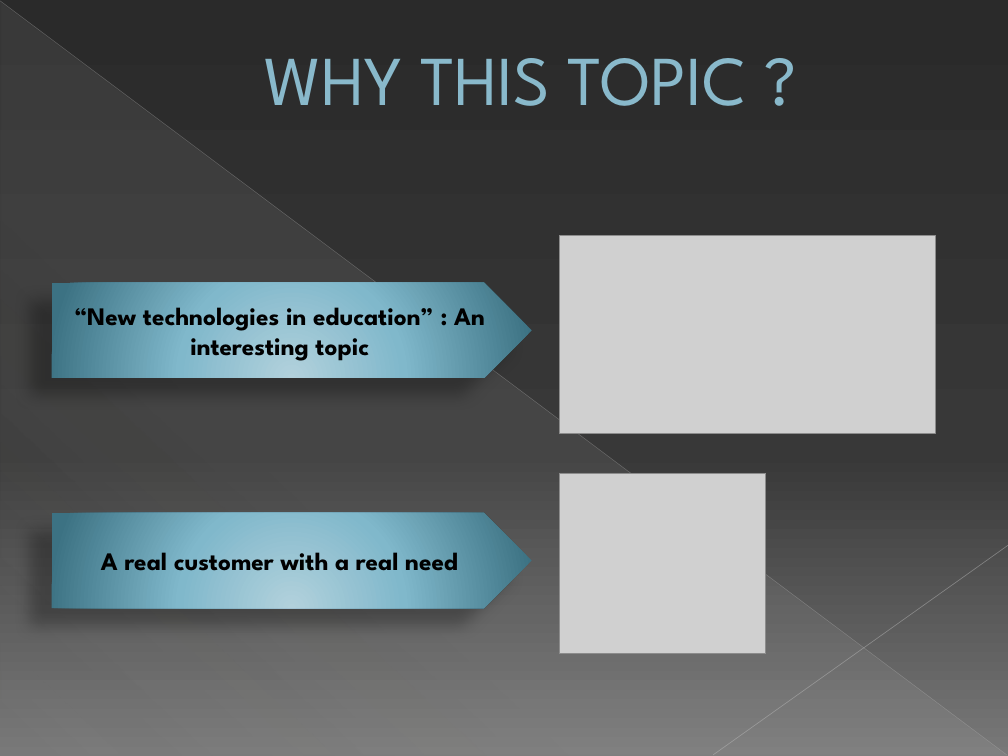
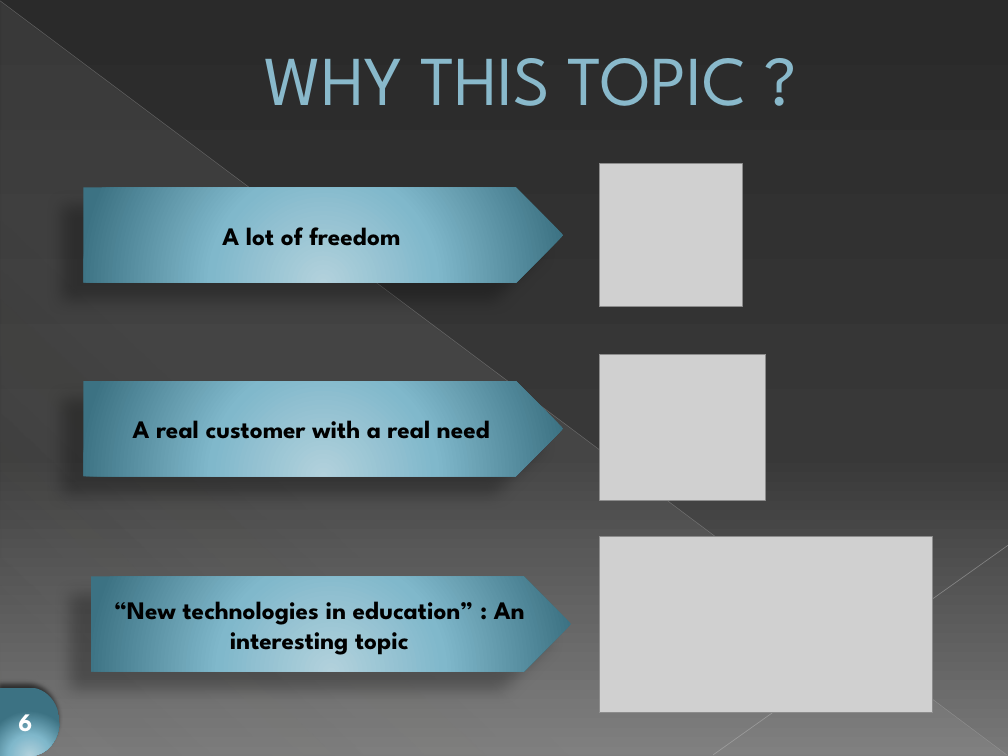
Before and after one commit to lmontion/ABC-Geometrie, a slide deck: slide 6 of ABC de la Géométrie.pptx. Drawn at 1008x756 pixels with LibreOffice and Linux fonts; fonts in the diff are those of the drawing; grey boxes stand for pictures. Boxes give left, top, right and bottom in pixels: in the first picture for what was removed or moved away, otherwise in the second. Text is boxed around its words. In the diff, an @@ line names an element or a change of style, - is before the commit and + after.

```diff
--- a/ABC de la Géométrie.pptx
+++ b/ABC de la Géométrie.pptx
@@ picture added at bbox=[599, 163, 742, 306] @@
@@ pentagon arrow added at bbox=[84, 187, 563, 282], fill gradient #B3D0DC to #81B8CC to #3D7283, 18 pt, text #000000, bold @@
+A lot of freedom
@@ picture: place and size @@
-picture at bbox=[559, 473, 766, 653]
+picture at bbox=[599, 354, 765, 500]
@@ pentagon arrow "A real customer with a ...": place and size @@
-pentagon arrow "A real customer with a ..." at bbox=[51, 513, 531, 608]
+pentagon arrow "A real customer with a ..." at bbox=[84, 381, 563, 476]
@@ picture: place and size @@
-picture at bbox=[559, 235, 935, 433]
+picture at bbox=[599, 536, 932, 713]
@@ pentagon arrow "“New technologies in education” : ...": place and size @@
-pentagon arrow "“New technologies in education” : ..." at bbox=[51, 283, 531, 378]
+pentagon arrow "“New technologies in education” : ..." at bbox=[92, 577, 572, 671]
@@ flow chart delay added at bbox=[0, 687, 59, 756], fill gradient #B3D0DC to #81B8CC to #3D7283, 18 pt, text #FFFFFF, bold @@
+6
```
Also in this commit, not shown: 26 other slides changed, 2 other files.
